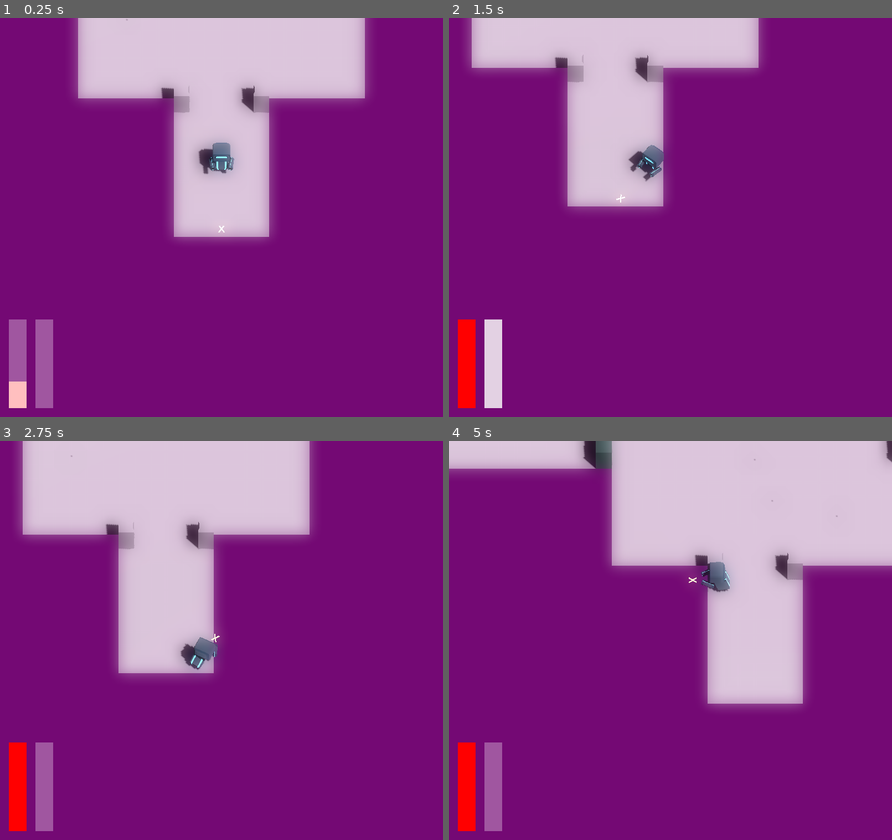
Above: before the commit, frames 1-4 (two rows, left to right).
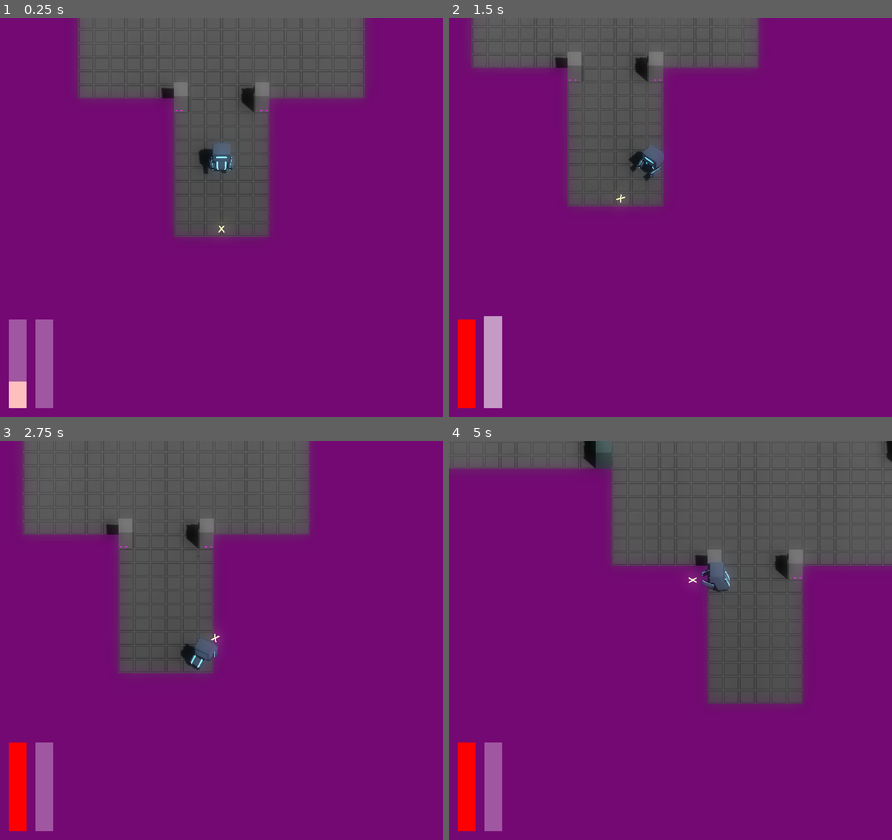
Above: after the commit, the same moments.

Repository: JackEvans24/bullet-absorb
Game: Godot game, scene res://scenes/main.tscn
Two runs of this game, one before a commit and one after it. Both use one fixed random seed, a clock stepped at 60 frames per second and the inputs below.
Inputs (mouse positions are in pixels of both pictures, inside the frame that each line leads up to):
- Up to frame 1 (0.25 s): no input
- Up to frame 2 (1.5 s): move the mouse to (767, 197) at 0.52 s; hold D (move_right) 0.53-1.28 s; hold Ctrl (absorb) 0.53-1.28 s; move the mouse to (581, 237) at 1.27 s; hold S (move_back) from 1.28 s (still down); tap Space (dash) at 1.35 s
- Up to frame 3 (2.75 s): move the mouse to (265, 552) at 2.02 s; release S (move_back) at 2.03 s; press the mouse at (265, 552) at 2.03 s; hold D (move_right) from 2.03 s (still down)
- Up to frame 4 (5 s): move the mouse to (648, 720) at 2.77 s; release D (move_right) at 2.78 s; release the mouse at (648, 720) at 2.78 s; hold W (move_forward) 2.78-3.53 s; tap Ctrl (absorb) at 2.85 s; move the mouse to (803, 700) at 3.52 s; hold A (move_left) from 3.53 s (still down); tap Space (dash) at 3.6 s; move the mouse to (537, 580) at 4.27 s; click (537, 580) at 4.35 s

The runs differ from the first frame. In frame 1, 21% of the frame differs, in the area x 17-83%, y 0-56%; in frame 2, 17%; in frame 3, 23%; in frame 4, 30%, in the area x 0-100%, y 0-67%.

Commit message:
feat: add scaling to bar flash animation

Diff:
--- a/scenes/hud.tscn
+++ b/scenes/hud.tscn
@@ -17,6 +17,7 @@
 offset_bottom = -20.0
 grow_horizontal = 1
 grow_vertical = 0
+pivot_offset = Vector2(20, 200)
 
 [node name="PowerBar" parent="." instance=ExtResource("2_pxq8q")]
 anchors_preset = 2
@@ -28,9 +29,11 @@
 offset_bottom = -20.0
 grow_horizontal = 1
 grow_vertical = 0
+pivot_offset = Vector2(20, 200)
 bar_speed = 15.0
 bar_colour = Color(0.37, 0.958, 1, 1)
 color_decay = 2.0
+background_decay = 5.0
 
 [node name="DeathOverlay" type="ColorRect" parent="."]
 visible = false
--- a/scripts/ui/bar.gd
+++ b/scripts/ui/bar.gd
@@ -8,7 +8,9 @@
 @export var flash_colour: Color = Color.WHITE
 
 @export_group("Empty animation")
-@export var background_flash_colour = Color.WHITE_SMOKE
+@export var background_flash_colour := Color.WHITE_SMOKE
+@export var background_grow := 1.1
+@export var background_decay := 1.5
 
 @onready var foreground: ColorRect = $Foreground
 @onready var background: ColorRect = $Background
@@ -20,7 +22,7 @@
 var new_value := 0.0
 
 var foreground_color_lerp := 0.0
-var background_color_lerp := 0.0
+var background_lerp := 0.0
 
 func _ready():
 	foreground.color = bar_colour
@@ -30,8 +32,8 @@
 	new_value = value
 	foreground_color_lerp = 1.0
 
-func trigger_empty_animation():
-	background_color_lerp = 1.0
+func trigger_flash_animation():
+	background_lerp = 1.0
 
 func _process(delta):
 	update_bar_height(delta)
@@ -58,7 +60,8 @@
 	foreground.color = lerp(bar_colour, flash_colour, foreground_color_lerp)
 
 func update_background_color(delta):
-	if background_color_lerp == 0.0:
+	if background_lerp == 0.0:
 		return
-	background_color_lerp = max(0, background_color_lerp - color_decay * delta)
-	background.color = lerp(background_colour, background_flash_colour, background_color_lerp)
+	background_lerp = max(0, background_lerp - background_decay * delta)
+	background.color = lerp(background_colour, background_flash_colour, background_lerp)
+	scale = Vector2.ONE * lerp(1.0, background_grow, background_lerp)
--- a/scripts/ui/hud.gd
+++ b/scripts/ui/hud.gd
@@ -24,7 +24,7 @@
 	power_bar.update_value(count)
 
 func _on_power_check_failed():
-	power_bar.trigger_empty_animation()
+	power_bar.trigger_flash_animation()
 
 func _on_player_died():
 	await get_tree().create_timer(death_overlay_timer).timeout
